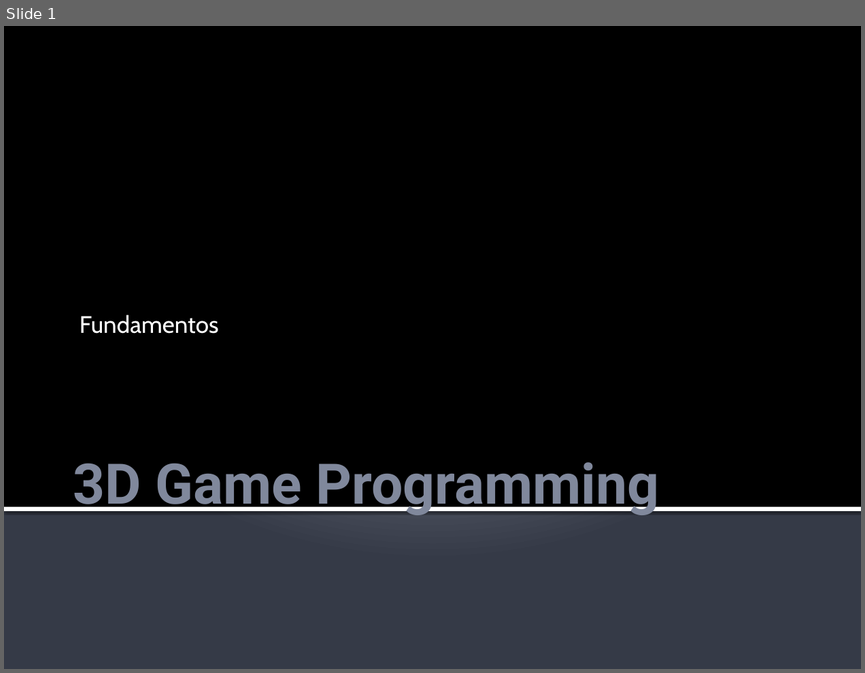
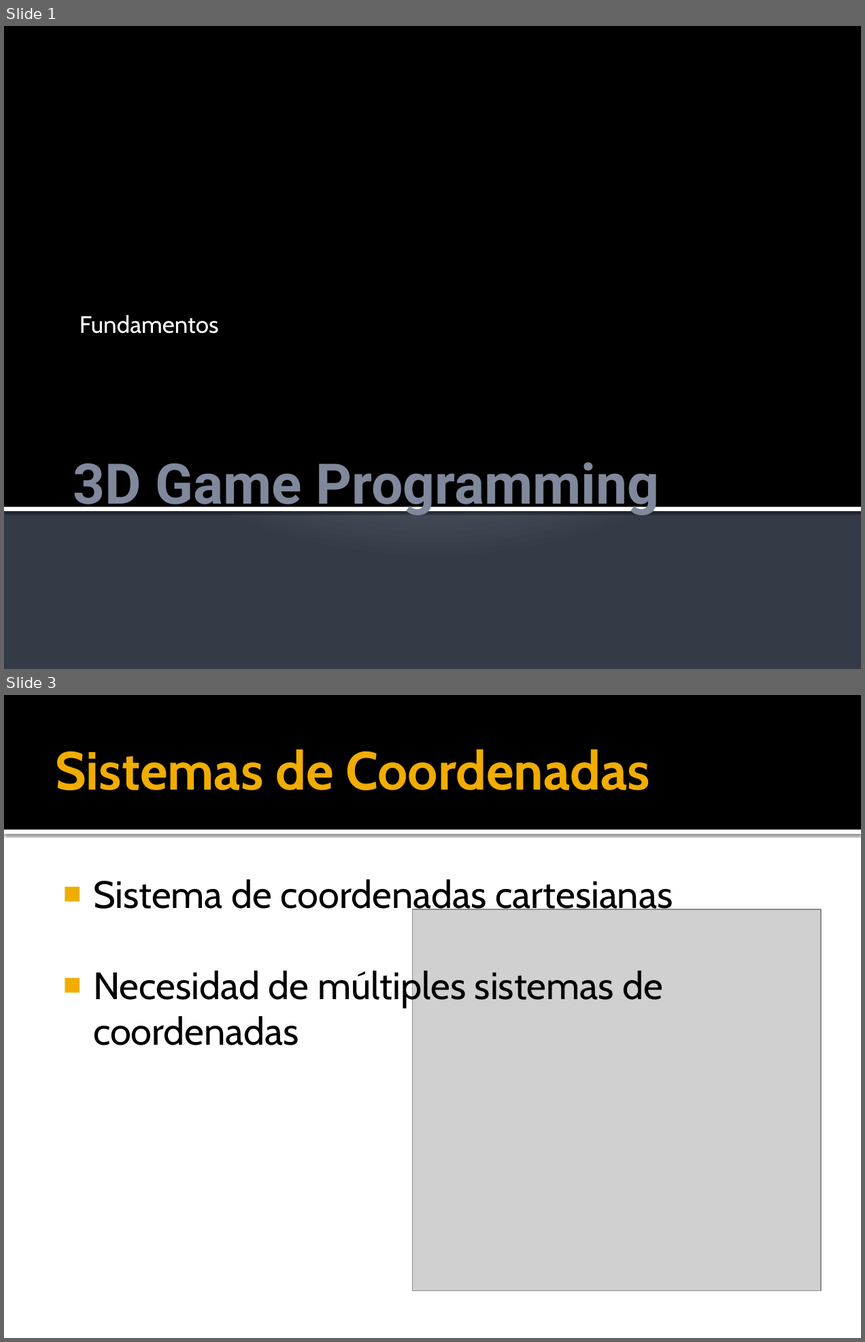
Before and after one commit to kringol/java3dengine, a slide deck: teoria/j3dEngine_chapter2.pptx. Shown one above the other, each under a label of ours: slide 1 before the commit, slides 1 and 3 after it; the slides between them are not shown. The pictures are 865x673 and 865x1342 pixels, drawn with LibreOffice and Linux fonts; fonts in the diff are those of the drawing; grey boxes stand for pictures. Boxes give left, top, right and bottom in pixels: in the first picture for what was removed or moved away, otherwise in the second. Text is boxed around its words. In the diff, an @@ line names an element or a change of style, - is before the commit and + after.

```diff
--- a/teoria/j3dEngine_chapter2.pptx
+++ b/teoria/j3dEngine_chapter2.pptx
@@ slide 3 added at [4, 695, 861, 1338], background #FFFFFF @@
@@ rectangle added at [4, 695, 861, 830], fill #000000 @@
@@ title added at [56, 749, 650, 790], 45 pt, text #F0AD00, bold @@
+Sistemas de Coordenadas
@@ rectangle added at [4, 830, 861, 834], fill #FFFFFF @@
@@ text added at [93, 879, 672, 1045], 32 pt, text #000000 @@
+■ Sistema de coordenadas cartesianas
+■ Necesidad de múltiples sistemas de coordenadas
@@ picture added at [413, 909, 821, 1291] @@
```
Also in this commit, not shown: 1 slide changed, 15 other slides added.
